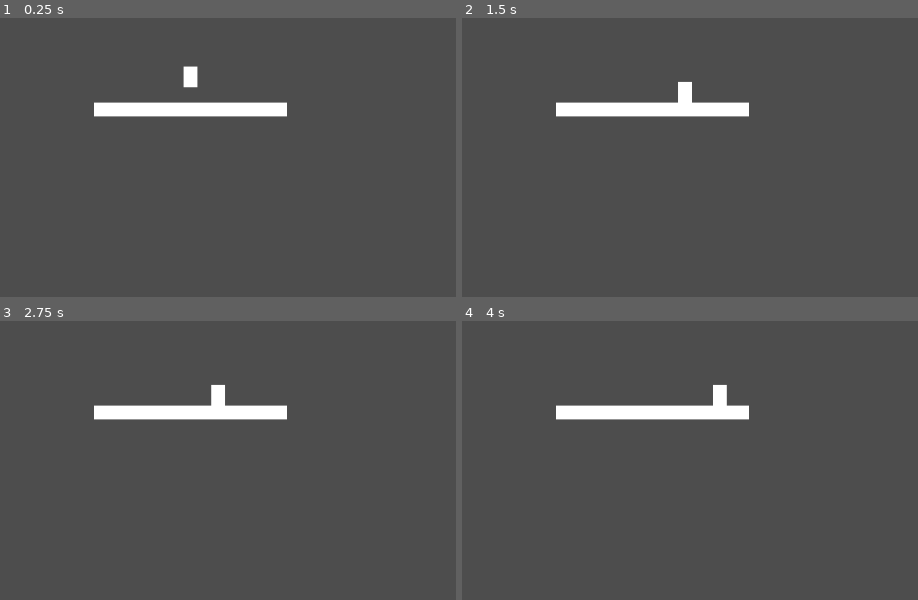
Above: before the commit, frames 1-4 (two rows, left to right).
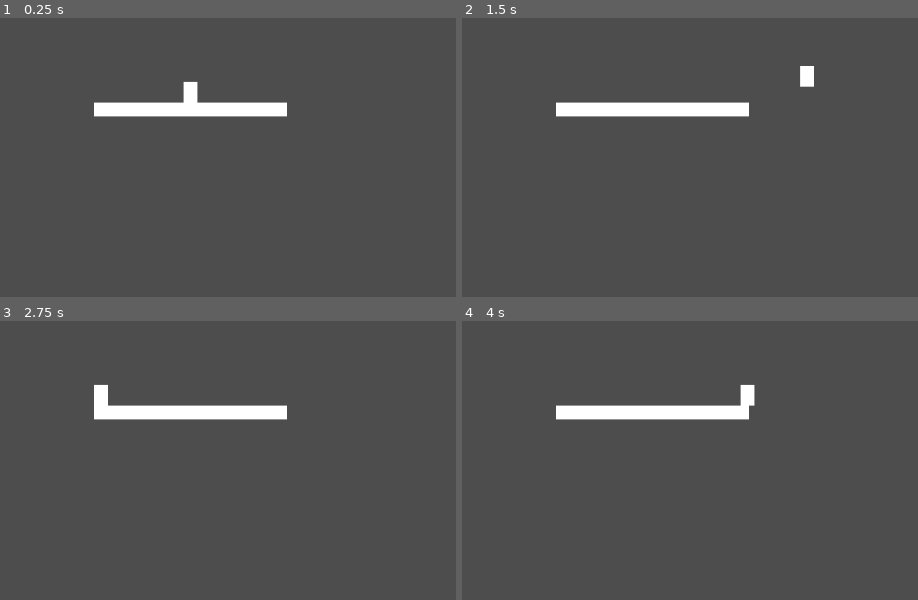
Above: after the commit, the same moments.

Repository: simonfels/simonfels.github.io
Game: Godot game, scene res://main.tscn
The game is run twice, just before and just after one commit, with the same random seed, the same clock (stepped at 60 frames per second) and the same inputs.
Inputs:
- Up to frame 1 (0.25 s): no input
- Up to frame 2 (1.5 s): tap Enter at 0.5 s; hold D (move_right) from 0.53 s (still down); tap Space (jump) at 0.6, 0.77, 1.07, 1.35 s
- Up to frame 3 (2.75 s): tap Space (jump) at 1.52, 1.82, 2.1 s; release D (move_right) at 2.03 s; hold A (move_left) from 2.03 s (still down)
- Up to frame 4 (4 s): release A (move_left) at 2.78 s; hold D (move_right) from 2.78 s (still down); tap Space (jump) at 2.85, 3.02, 3.32, 3.6, 3.77 s

The runs differ from the first frame. In frame 1, 0.4% of the frame differs, in the area x 40-44%, y 17-31%; in frame 2, 0.5%; in frame 3, 0.5%; in frame 4, 0.5%, in the area x 55-65%, y 22-31%.

Commit message:
add jump & respawn on screen leave

Diff:
--- a/main.tscn
+++ b/main.tscn
@@ -22,17 +22,23 @@
 scale = Vector2(278, 20)
 texture = SubResource("CanvasTexture_h2yge")
 
-[node name="CharacterBody2D" type="CharacterBody2D" parent="."]
+[node name="Player" type="CharacterBody2D" parent="."]
 position = Vector2(0, -49)
 script = ExtResource("1_ig7tw")
-speed = 50
+speed = 235
+fall_acceleration = 725
+jump_height = 80
 
-[node name="CollisionShape2D" type="CollisionShape2D" parent="CharacterBody2D"]
+[node name="CollisionShape2D" type="CollisionShape2D" parent="Player"]
 shape = SubResource("CapsuleShape2D_1bvp3")
 
-[node name="Sprite2D" type="Sprite2D" parent="CharacterBody2D"]
+[node name="Sprite2D" type="Sprite2D" parent="Player"]
 position = Vector2(0, -4.7683716e-07)
 scale = Vector2(20, 30)
 texture = SubResource("CanvasTexture_lquwl")
 
+[node name="VisibleOnScreenNotifier2D" type="VisibleOnScreenNotifier2D" parent="Player"]
+
 [node name="Camera2D" type="Camera2D" parent="."]
+
+[connection signal="screen_exited" from="Player/VisibleOnScreenNotifier2D" to="Player" method="_on_visible_on_screen_notifier_2d_screen_exited"]
--- a/player.gd
+++ b/player.gd
@@ -4,8 +4,14 @@
 @export var speed = 14
 # The downward acceleration when in the air, in meters per second squared.
 @export var fall_acceleration = 75
+@export var jump_height = 200
 
 var target_velocity = Vector2.ZERO
+
+var spawn_point = Vector2.ZERO
+
+func _ready():
+	spawn_point = transform
 
 func _physics_process(delta):
 	var direction = Vector2.ZERO
@@ -27,6 +33,17 @@
 	if not is_on_floor(): # If in the air, fall towards the floor. Literally gravity
 		target_velocity.y = target_velocity.y + (fall_acceleration * delta)
 
+	if Input.is_action_just_pressed("jump") and is_on_floor():
+		target_velocity.y = -sqrt(jump_height * 2.0 * fall_acceleration)
+
 	# Moving the Character
 	velocity = target_velocity
 	move_and_slide()
+
+
+func _on_visible_on_screen_notifier_2d_screen_exited():
+	respawn()
+
+
+func respawn():
+	transform = spawn_point
--- a/project.godot
+++ b/project.godot
@@ -20,17 +20,20 @@
 move_left={
 "deadzone": 0.2,
 "events": [Object(InputEventKey,"resource_local_to_scene":false,"resource_name":"","device":-1,"window_id":0,"alt_press …(191 unchanged characters)…
+, Object(InputEventKey,"resource_local_to_scene":false,"resource_name":"","device":-1,"window_id":0,"alt_pressed":false,"shift_pressed":false,"ctrl_pressed":false,"meta_pressed":false,"pressed":false,"keycode":0,"physical_keycode":4194319,"key_label":0,"unicode":0,"location":0,"echo":false,"script":null)
 ]
 }
 move_right={
 "deadzone": 0.2,
 "events": [Object(InputEventKey,"resource_local_to_scene":false,"resource_name":"","device":-1,"window_id":0,"alt_press …(192 unchanged characters)…
+, Object(InputEventKey,"resource_local_to_scene":false,"resource_name":"","device":-1,"window_id":0,"alt_pressed":false,"shift_pressed":false,"ctrl_pressed":false,"meta_pressed":false,"pressed":false,"keycode":0,"physical_keycode":4194321,"key_label":0,"unicode":0,"location":0,"echo":false,"script":null)
 ]
 }
 jump={
 "deadzone": 0.2,
 "events": [Object(InputEventKey,"resource_local_to_scene":false,"resource_name":"","device":-1,"window_id":0,"alt_press …(191 unchanged characters)…
 , Object(InputEventKey,"resource_local_to_scene":false,"resource_name":"","device":-1,"window_id":0,"alt_pressed":false …(183 unchanged characters)…
+, Object(InputEventKey,"resource_local_to_scene":false,"resource_name":"","device":-1,"window_id":0,"alt_pressed":false,"shift_pressed":false,"ctrl_pressed":false,"meta_pressed":false,"pressed":false,"keycode":0,"physical_keycode":4194320,"key_label":0,"unicode":0,"location":0,"echo":false,"script":null)
 ]
 }
 
